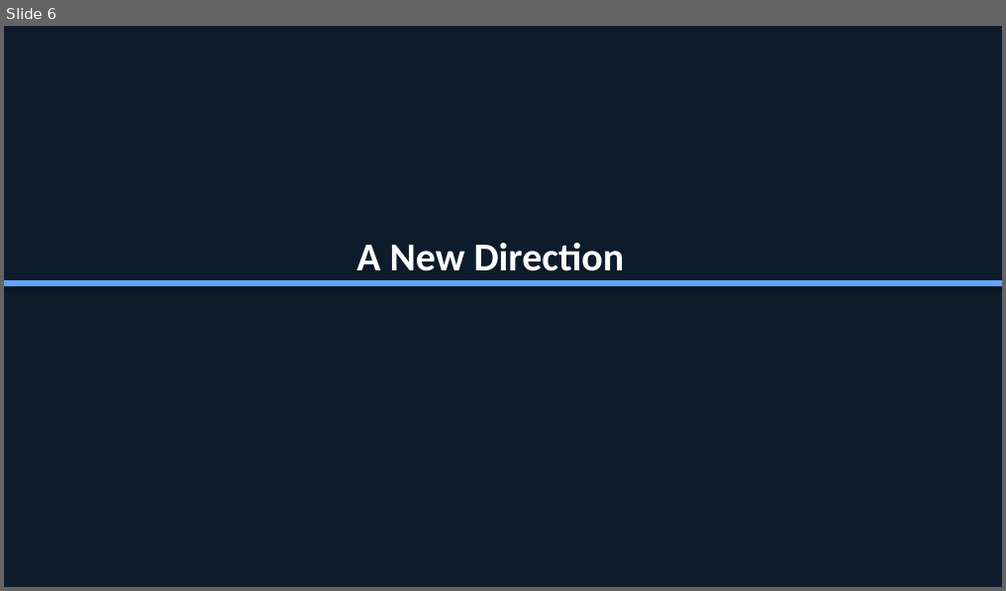
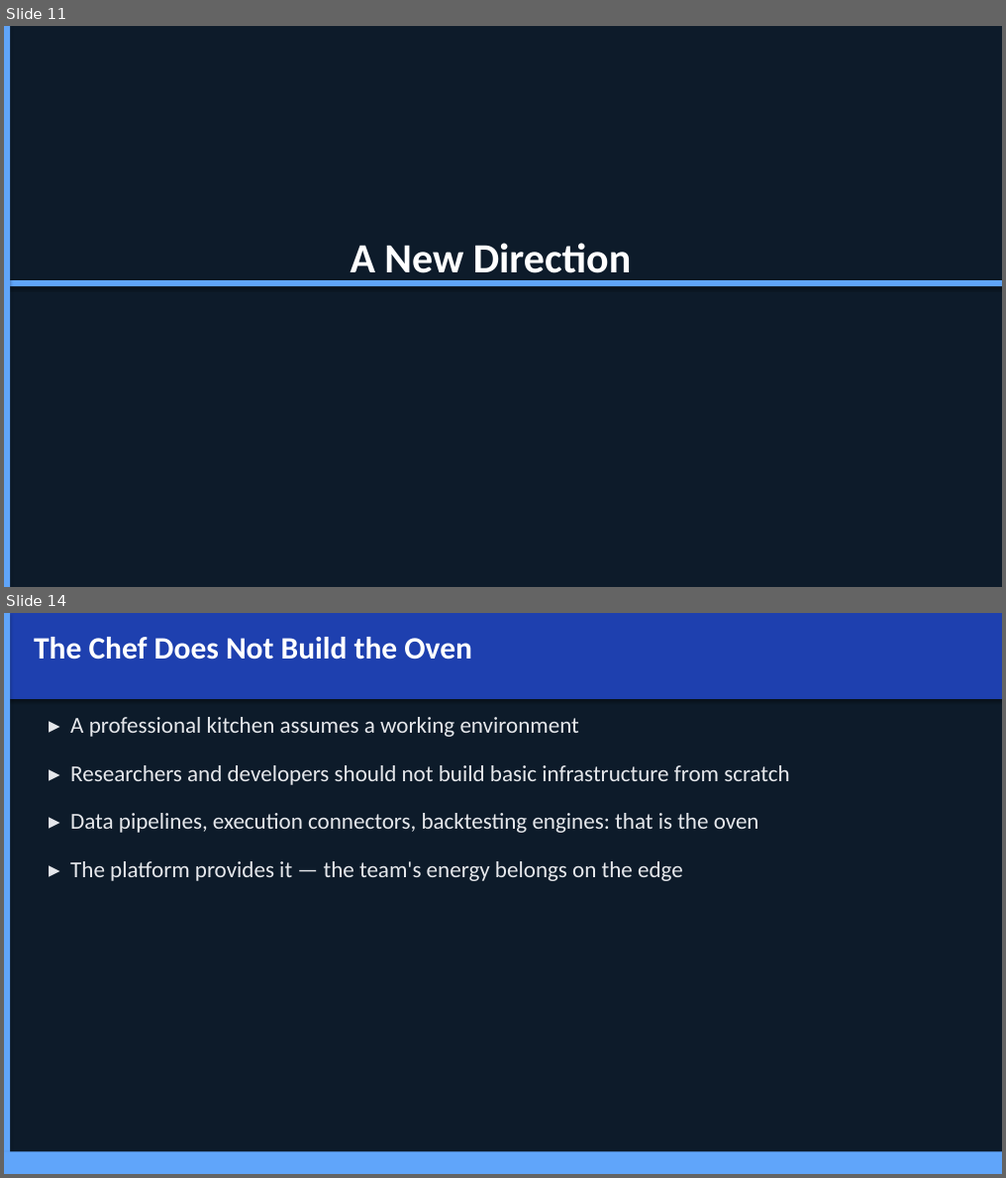
Before and after one commit to Jebel-Quant/platform, a slide deck: vision.pptx. Shown one above the other, each under a label of ours: slide 6 before the commit, slides 11 and 14 after it; the slides between them are not shown. The pictures are 1006x591 and 1006x1178 pixels, drawn with LibreOffice and Linux fonts; fonts in the diff are those of the drawing. Boxes give left, top, right and bottom in pixels: in the first picture for what was removed or moved away, otherwise in the second. Text is boxed around its words. In the diff, an @@ line names an element or a change of style, - is before the commit and + after.

```diff
--- a/vision.pptx
+++ b/vision.pptx
@@ slide 14 added at box(4, 613, 1002, 1174), background #FFFFFF @@
@@ rectangle added at box(4, 613, 1002, 1174), fill #0D1B2A @@
@@ rectangle added at box(4, 613, 1002, 699), fill #1E40AF @@
@@ rectangle added at box(4, 613, 10, 1174), fill #60A5FA @@
@@ text added at box(34, 637, 472, 660), 30 pt, text #FFFFFF, bold @@
+The Chef Does Not Build the Oven
@@ text added at box(70, 717, 789, 881), 22 pt, text #E5E7EB @@
+▸ A professional kitchen assumes a working environment
+▸ Researchers and developers should not build basic infrastructure from scratch
+▸ Data pipelines, execution connectors, backtesting engines: that is the oven
+▸ The platform provides it — the team's energy belongs on the edge
@@ rectangle added at box(4, 1152, 1002, 1174), fill #60A5FA @@
@@ what was slide 6 is now slide 11 @@
@@ slide 11 changed as well @@
@@ rectangle added at box(4, 26, 10, 587), fill #60A5FA @@
@@ text "A New Direction" at box(350, 243, 632, 283): size 38 to 40 pt @@
```
Also in this commit, not shown: 18 other slides changed, 18 other slides added, 1 other file.
